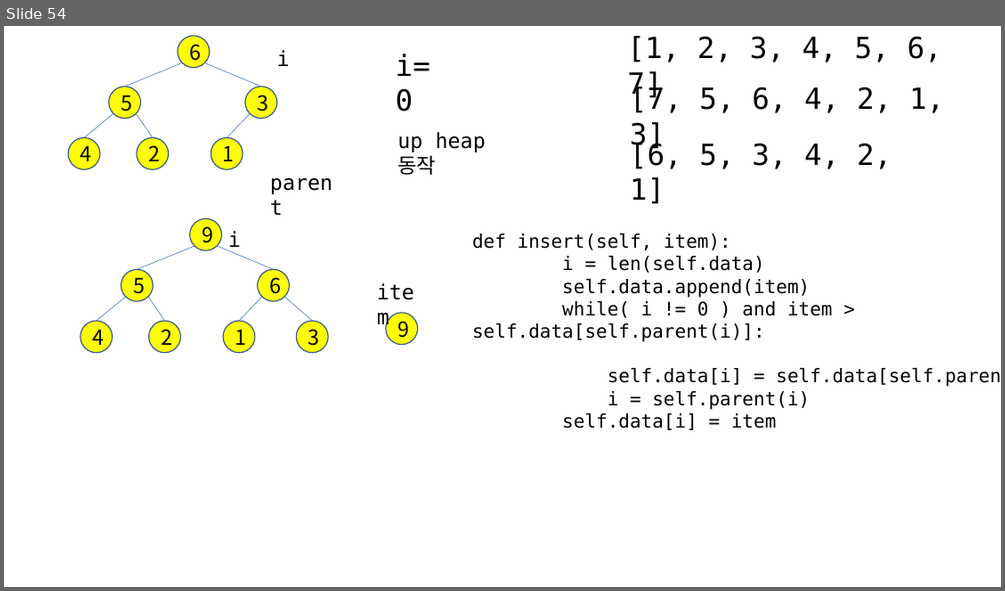
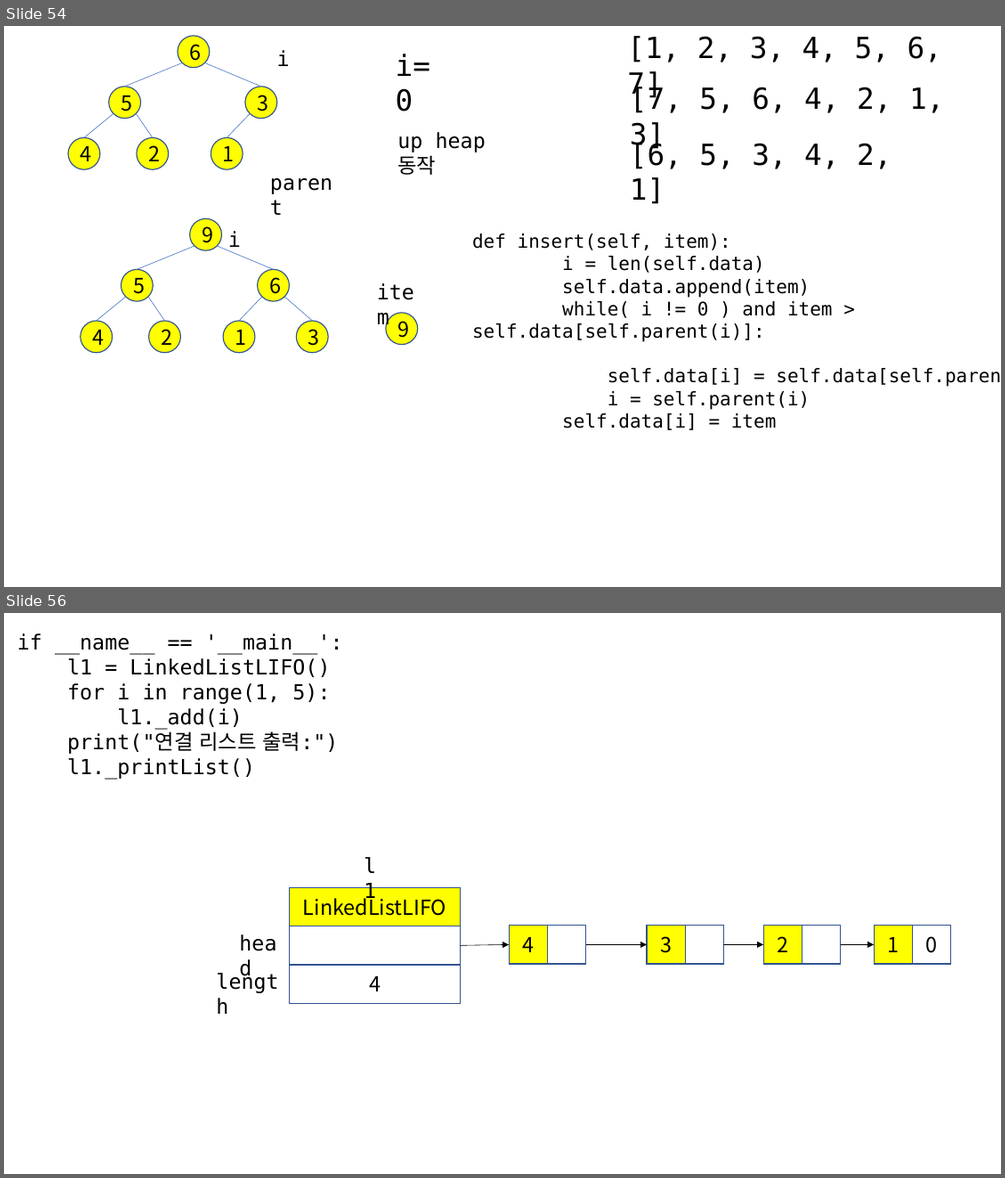
Before and after one commit to kjungmo/2020SBA_pythonAlgorithm, a slide deck: 파이썬_알고리즘.pptx. Shown one above the other, each under a label of ours: slide 54 before the commit, slides 54 and 56 after it; the slides between them are not shown. The pictures are 1005x591 and 1005x1178 pixels, drawn with LibreOffice and Linux fonts; fonts in the diff are those of the drawing. Boxes give left, top, right and bottom in pixels: in the first picture for what was removed or moved away, otherwise in the second. Text is boxed around its words. In the diff, an @@ line names an element or a change of style, - is before the commit and + after.

```diff
--- a/파이썬_알고리즘.pptx
+++ b/파이썬_알고리즘.pptx
@@ slide 56 added at (4, 613, 1001, 1174), background #FFFFFF @@
@@ text added at (17, 633, 343, 779), 20 pt, text #000000 @@
+if __name__ == '__main__':
+l1 = LinkedListLIFO()
+for i in range(1, 5):
+l1._add(i)
+print("연결 리스트 출력:")
+l1._printList()
@@ text added at (117, 708, 243, 730), 20 pt, text #000000 @@
+l1
@@ rectangle added at (290, 887, 461, 925), fill #FFFF00, outline #325491 1 pt, 20 pt, text #000000 @@
+LinkedListLIFO
@@ text added at (232, 927, 293, 960), 20 pt, text #000000 @@
+head
@@ rectangle added at (290, 926, 461, 965), fill #FFFFFF, outline #325491 1 pt @@
@@ rectangle added at (509, 925, 547, 964), fill #FFFF00, outline #325491 1 pt, 20 pt, text #000000 @@
+4
@@ rectangle added at (548, 925, 586, 964), fill #FFFFFF, outline #325491 1 pt @@
@@ rectangle added at (647, 925, 685, 964), fill #FFFF00, outline #325491 1 pt, 20 pt, text #000000 @@
+3
@@ rectangle added at (685, 925, 723, 964), fill #FFFFFF, outline #325491 1 pt @@
@@ rectangle added at (764, 925, 802, 964), fill #FFFF00, outline #325491 1 pt, 20 pt, text #000000 @@
+2
@@ rectangle added at (802, 925, 840, 964), fill #FFFFFF, outline #325491 1 pt @@
@@ rectangle added at (874, 925, 912, 964), fill #FFFF00, outline #325491 1 pt, 20 pt, text #000000 @@
+1
@@ rectangle added at (913, 925, 951, 964), fill #FFFFFF, outline #325491 1 pt, 20 pt, text #000000 @@
+0
@@ arrow added from (461, 945) to (509, 944), #000000 0.5 pt @@
@@ arrow added from (586, 944) to (647, 944), #000000 0.5 pt @@
@@ arrow added from (724, 944) to (764, 944), #000000 0.5 pt @@
@@ arrow added from (841, 944) to (874, 944), #000000 0.5 pt @@
@@ text added at (209, 965, 293, 997), 20 pt, text #000000 @@
+length
@@ rectangle added at (290, 965, 461, 1003), fill #FFFFFF, outline #325491 1 pt, 20 pt, text #000000 @@
+4
```
Also in this commit, not shown: 16 other slides added, 1 other file.
